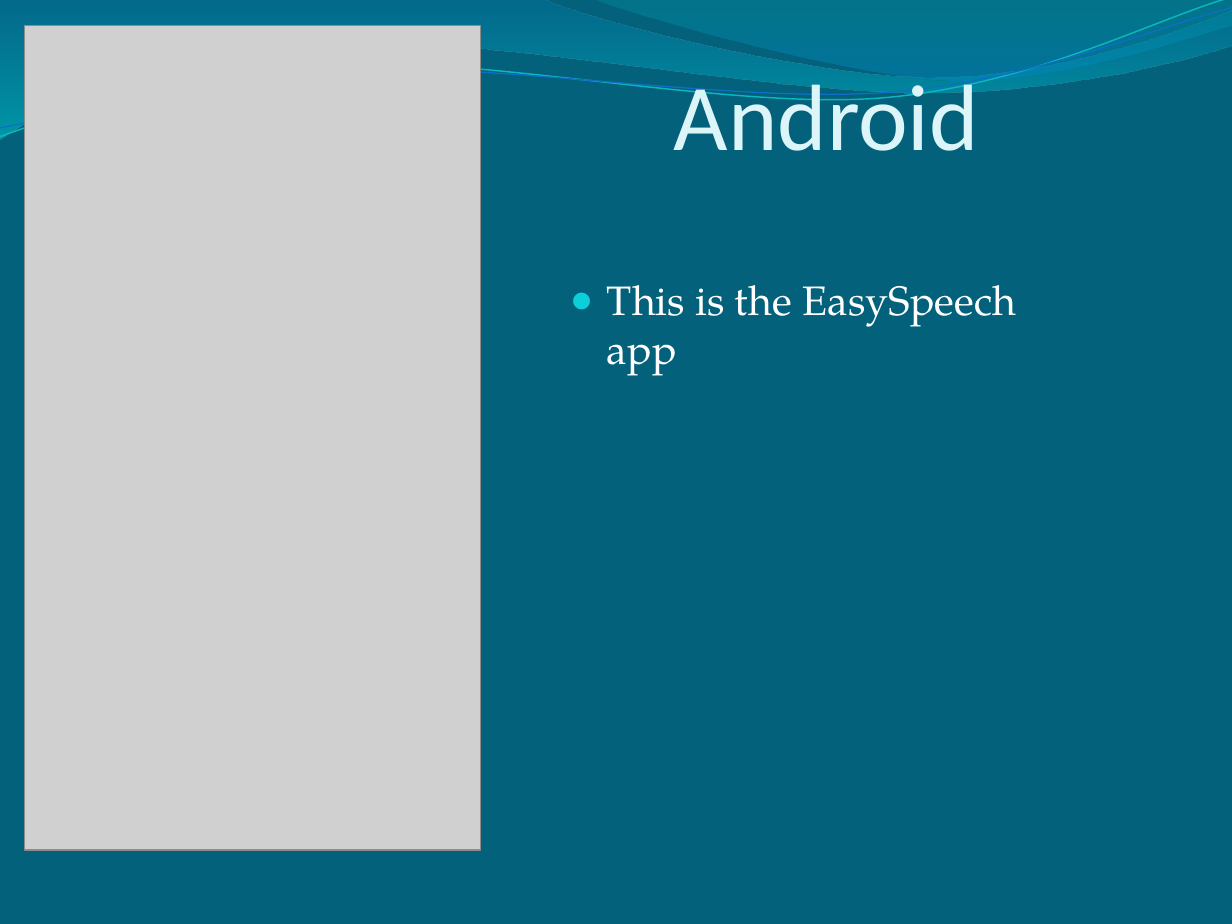
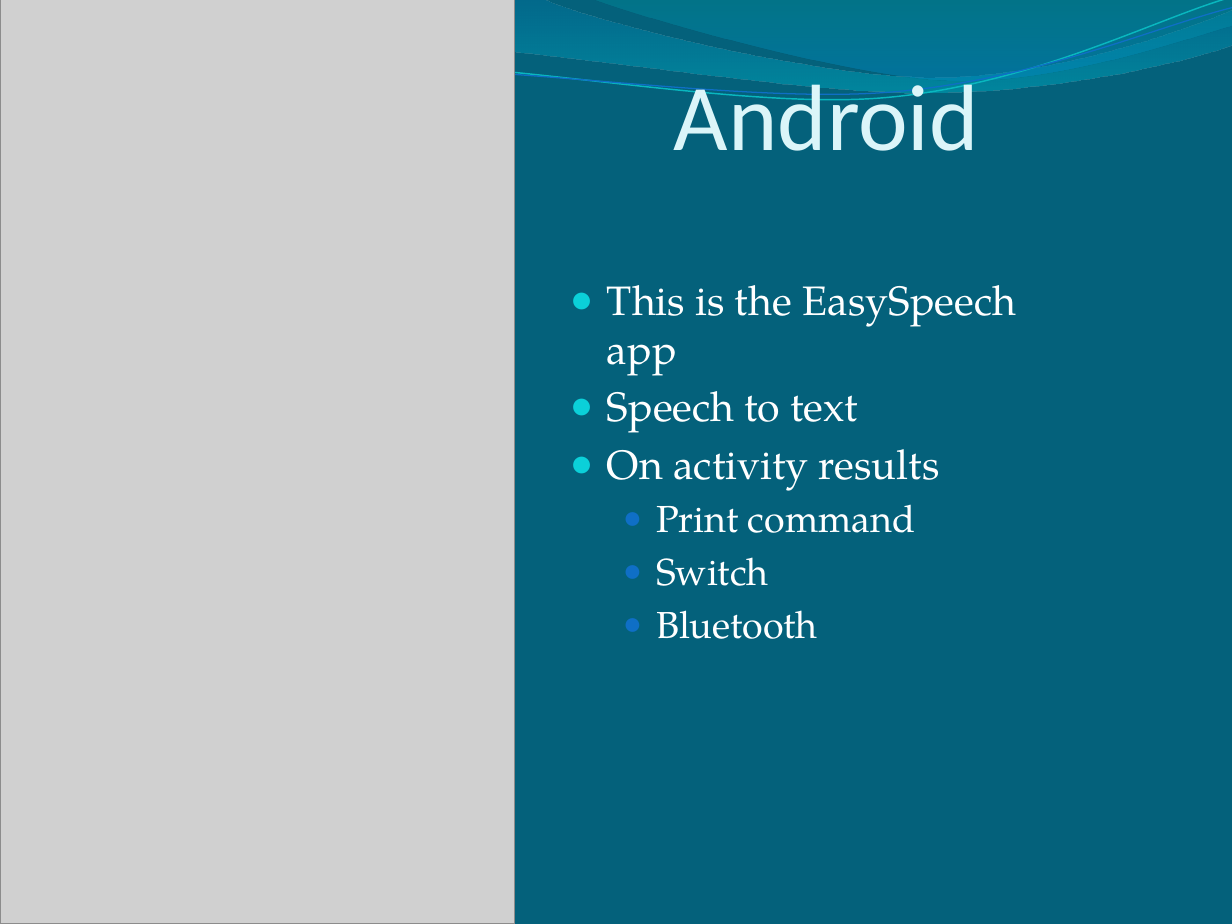
Before and after one commit to Pontus92/JAMP, a slide deck: slide 9 of PowerPoint/Easy Speech.pptx (slide 5 before the commit). Drawn at 1232x924 pixels with LibreOffice and Linux fonts; fonts in the diff are those of the drawing; grey boxes stand for pictures. Boxes give left, top, right and bottom in pixels: in the first picture for what was removed or moved away, otherwise in the second. Text is boxed around its words. In the diff, an @@ line names an element or a change of style, - is before the commit and + after.

```diff
--- a/PowerPoint/Easy Speech.pptx
+++ b/PowerPoint/Easy Speech.pptx
@@ picture: place and size @@
-picture at box(25, 26, 480, 850)
+picture at box(1, 0, 515, 924)
@@ text at box(607, 391, 940, 639): paragraphs added @@
+● Speech to text
+● On activity results
+  ● Print command
+  ● Switch
+  ● Bluetooth
```
Also in this commit, not shown: 4 other slides changed, 12 slides added, 2 slides removed, 1 other file.
